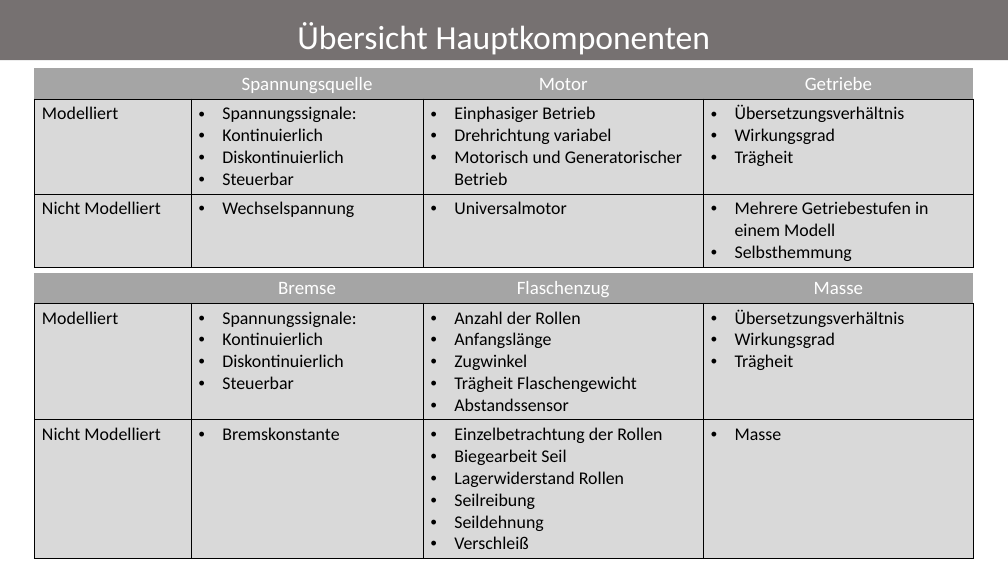
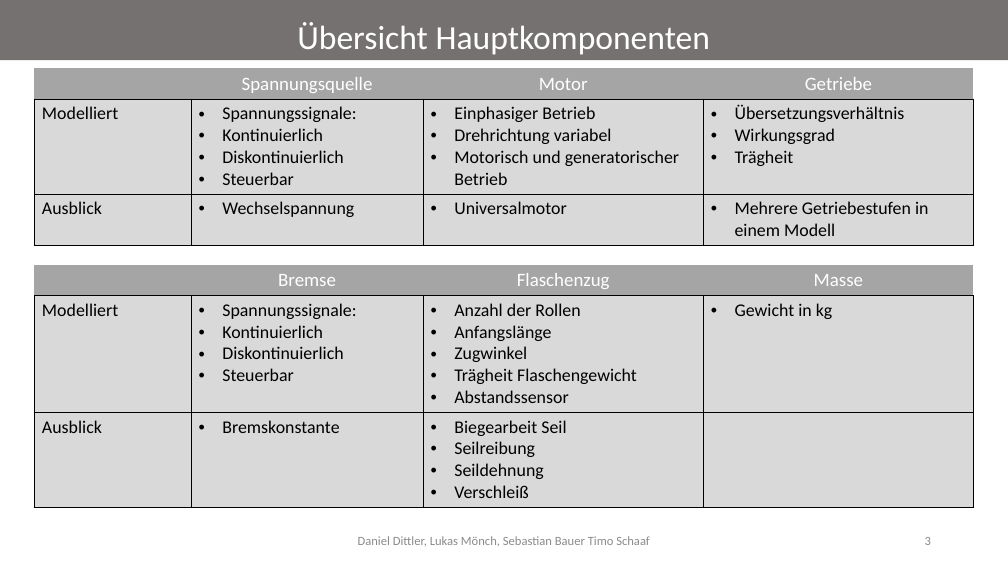
Before and after one commit to Git-Timo/MMS_Modelica_T2, a slide deck: slide 3 of Modelica_PowerPoint.pptx (slide 2 before the commit). Drawn at 1008x567 pixels with LibreOffice and Linux fonts; fonts in the diff are those of the drawing. Boxes give left, top, right and bottom in pixels: in the first picture for what was removed or moved away, otherwise in the second. Text is boxed around its words. In the diff, an @@ line names an element or a change of style, - is before the commit and + after.

```diff
--- a/Modelica_PowerPoint.pptx
+++ b/Modelica_PowerPoint.pptx
@@ table at [35, 69, 974, 243] @@
-row 2, column 3: Einphasiger Betrieb / Drehrichtung variabel / Motorisch und Generatorischer Betrieb
+row 2, column 3: Einphasiger Betrieb / Drehrichtung variabel / Motorisch und generatorischer Betrieb
-row 3, column 1: Nicht Modelliert
+row 3, column 1: Ausblick
-row 3, column 4: Mehrere Getriebestufen in einem Modell / Selbsthemmung
+row 3, column 4: Mehrere Getriebestufen in einem Modell
@@ table at [35, 265, 974, 504] @@
-row 2, column 4: Übersetzungsverhältnis / Wirkungsgrad / Trägheit
+row 2, column 4: Gewicht in kg
-row 3: Nicht Modelliert | Bremskonstante | Einzelbetrachtung der Rollen / Biegearbeit Seil / Lagerwiderstand Rollen / Seilreibung / Seildehnung / Verschleiß | Masse
+row 3: Ausblick | Bremskonstante | Biegearbeit Seil / Seilreibung / Seildehnung / Verschleiß | 
@@ table: place and size @@
-table at [35, 273, 974, 554]
+table at [35, 265, 974, 504]
@@ page number added at [925, 537, 931, 545], 12 pt, text #8C8C8C @@
+3
```
Also in this commit, not shown: 1 other slide changed, 1 slide added.
